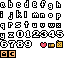
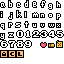
Two versions of the same layered image (64px x 64px). Layer-by-layer changes:
painted on "Background copy" over [16, 50, 24, 58]
